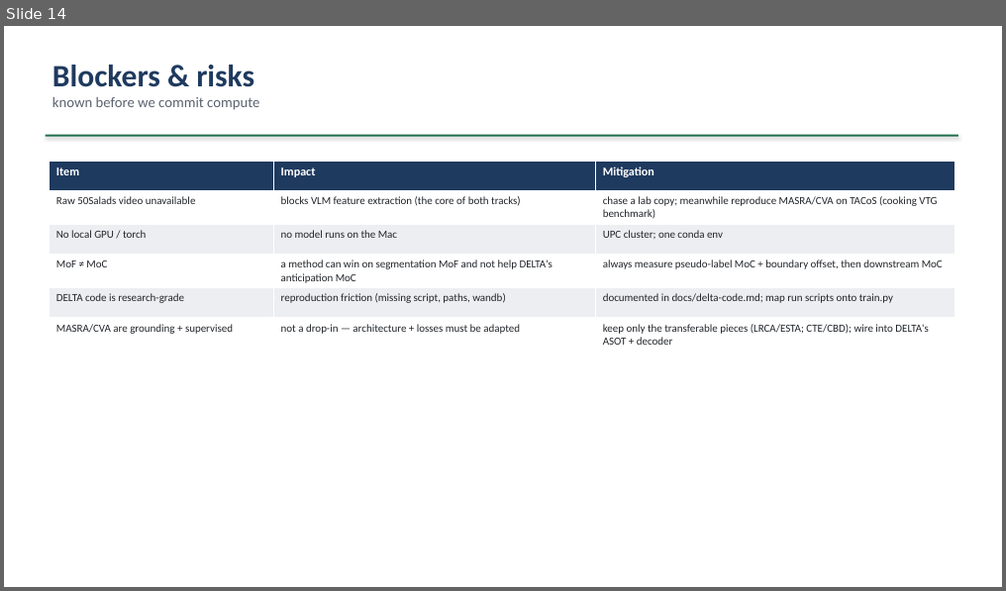
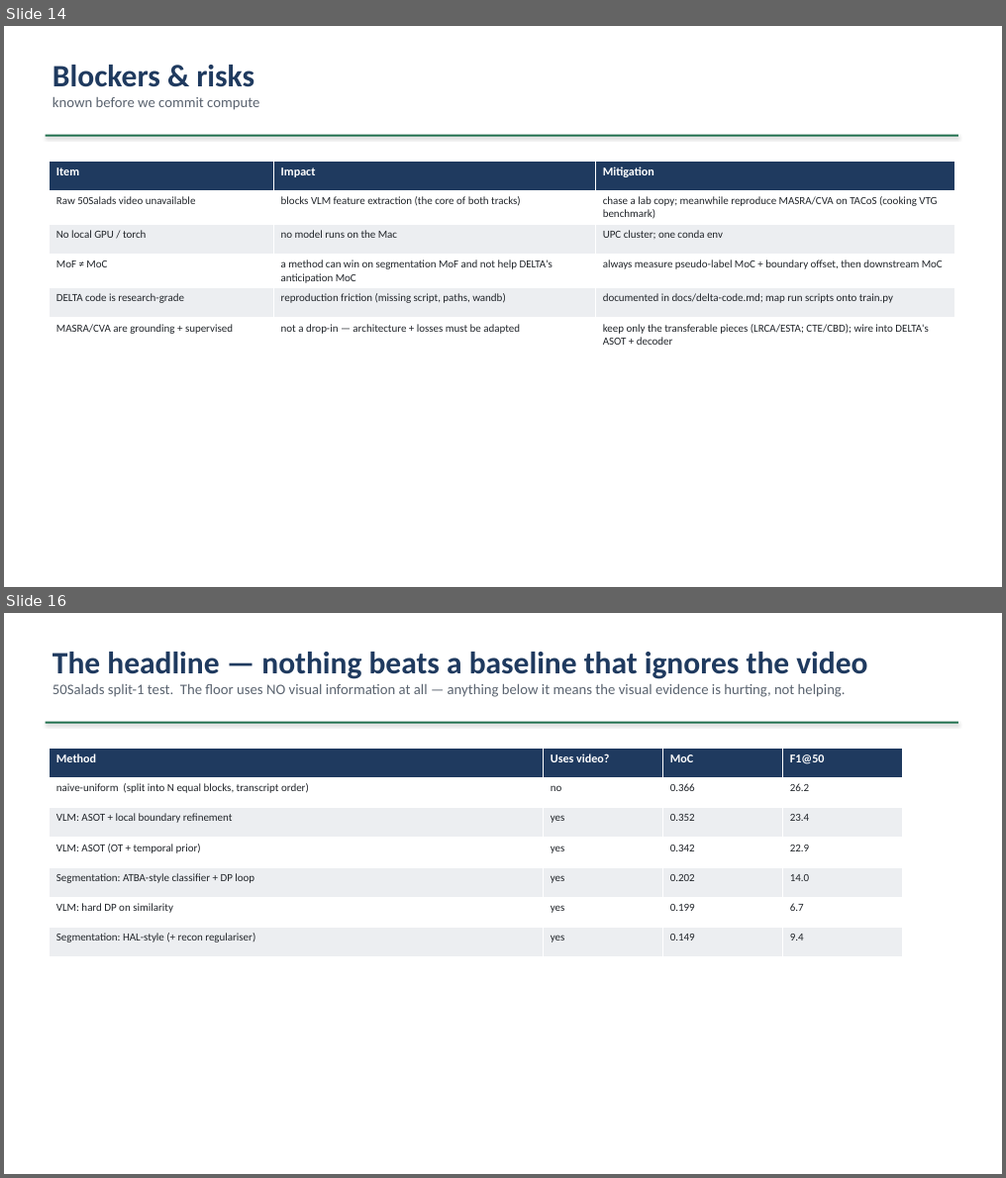
Before and after one commit to epayaslii/DELTA, a slide deck: slides/DELTA_progress.pptx. Shown one above the other, each under a label of ours: slide 14 before the commit, slides 14 and 16 after it; the slides between them are not shown. The pictures are 1006x591 and 1006x1178 pixels, drawn with LibreOffice and Linux fonts; fonts in the diff are those of the drawing. Boxes give left, top, right and bottom in pixels: in the first picture for what was removed or moved away, otherwise in the second. Text is boxed around its words. In the diff, an @@ line names an element or a change of style, - is before the commit and + after.

Commit message:
Update the deck with measured results
The back half was still the pre-measurement plan (InternVideo2, "chase raw 50S
video", an M1-M7 schedule) with no numbers in it. Replaced with a results
section and refreshed the opening summary and takeaways.

New: the headline table (every method vs the naive-uniform floor), the
diagnostic evidence for why (0.94 frame similarity, 27% on the hard semantic
test, the self-confirmation trace), what the results do and don't imply, the
build/test status, and the asks -- GPU access with remote access confirmed
before the on-site weeks end, plus the direction call.

States plainly that 67 passing tests show the code is correct on synthetic
data, not that the method works.

```diff
--- a/slides/DELTA_progress.pptx
+++ b/slides/DELTA_progress.pptx
@@ slide 16 added at [4, 613, 1002, 1174], background #FFFFFF @@
@@ text added at [53, 652, 867, 697], 14 pt, text #5B6470 @@
+The headline — nothing beats a baseline that ignores the video
+50Salads split-1 test. The floor uses NO visual information at all — anything below it means the visual evidence is hurting, not helping.
@@ rectangle added at [46, 722, 958, 724], fill #1F6F4D @@
@@ table added at [49, 748, 902, 958], 7 rows, 4 columns @@
+Method | Uses video? | MoC | F1@50
+naive-uniform (split into N equal blocks, transcript order) | no | 0.366 | 26.2
+VLM: ASOT + local boundary refinement | yes | 0.352 | 23.4
+VLM: ASOT (OT + temporal prior) | yes | 0.342 | 22.9
+Segmentation: ATBA-style classifier + DP loop | yes | 0.202 | 14.0
+VLM: hard DP on similarity | yes | 0.199 | 6.7
+Segmentation: HAL-style (+ recon regulariser) | yes | 0.149 | 9.4
```
Also in this commit, not shown: 3 slides changed, 4 other slides added, 5 slides removed, 1 other file.
